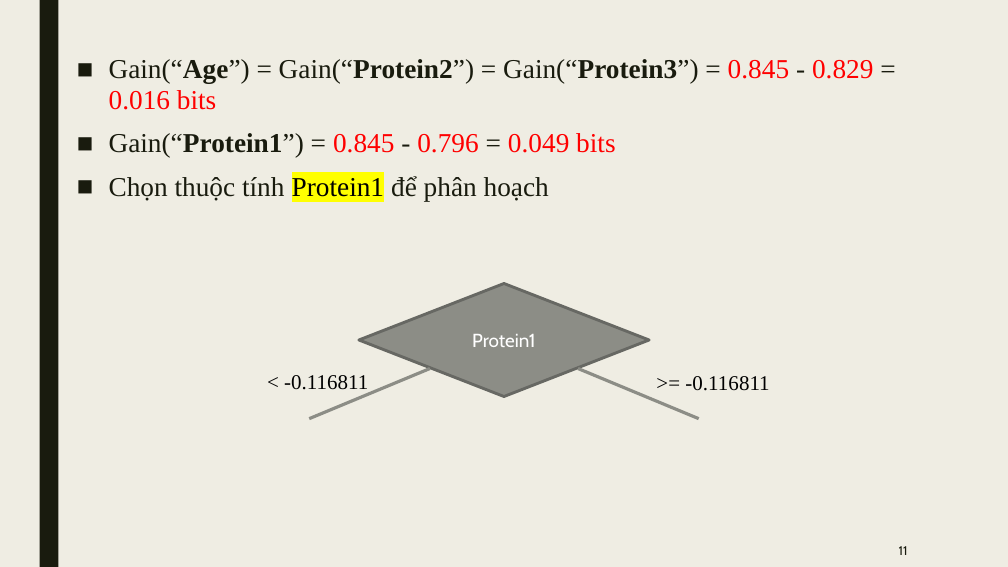
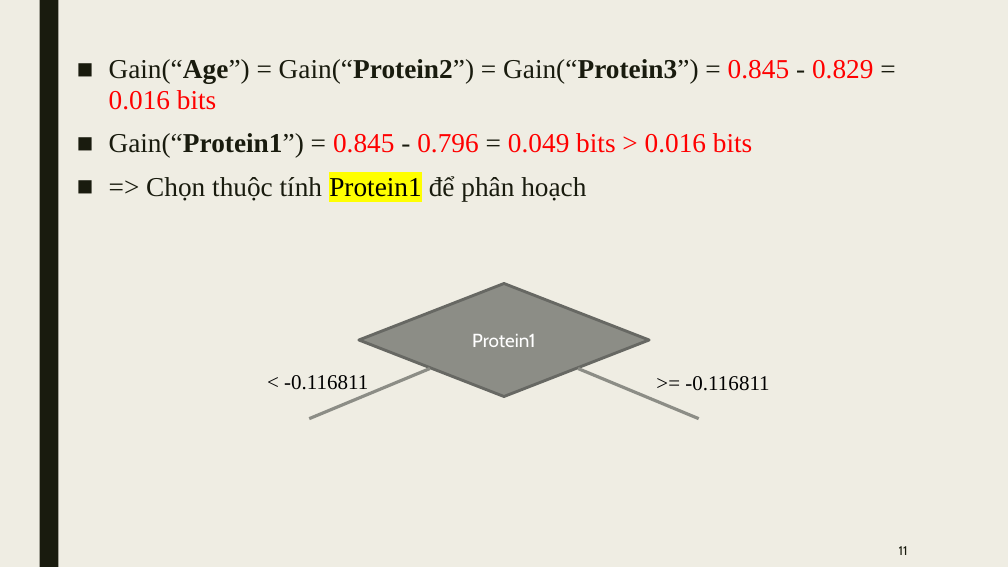
Before and after one commit to eamunt/Machine-learning-Github, a slide deck: slide 11 of Real_Breast_Cancer_Data.pptx. Drawn at 1008x567 pixels with LibreOffice and Linux fonts; fonts in the diff are those of the drawing. Boxes give left, top, right and bottom in pixels: in the first picture for what was removed or moved away, otherwise in the second. Text is boxed around its words. In the diff, an @@ line names an element or a change of style, - is before the commit and + after.

```diff
--- a/Real_Breast_Cancer_Data.pptx
+++ b/Real_Breast_Cancer_Data.pptx
@@ text at [109,133,752,201]: text changed @@
-■ Gain(“Protein1”) = 0.845 - 0.796 = 0.049 bits
-■ Chọn thuộc tính Protein1 để phân hoạch
+■ Gain(“Protein1”) = 0.845 - 0.796 = 0.049 bits > 0.016 bits
+■ => Chọn thuộc tính Protein1 để phân hoạch
```
Also in this commit, not shown: 13 other slides changed.
